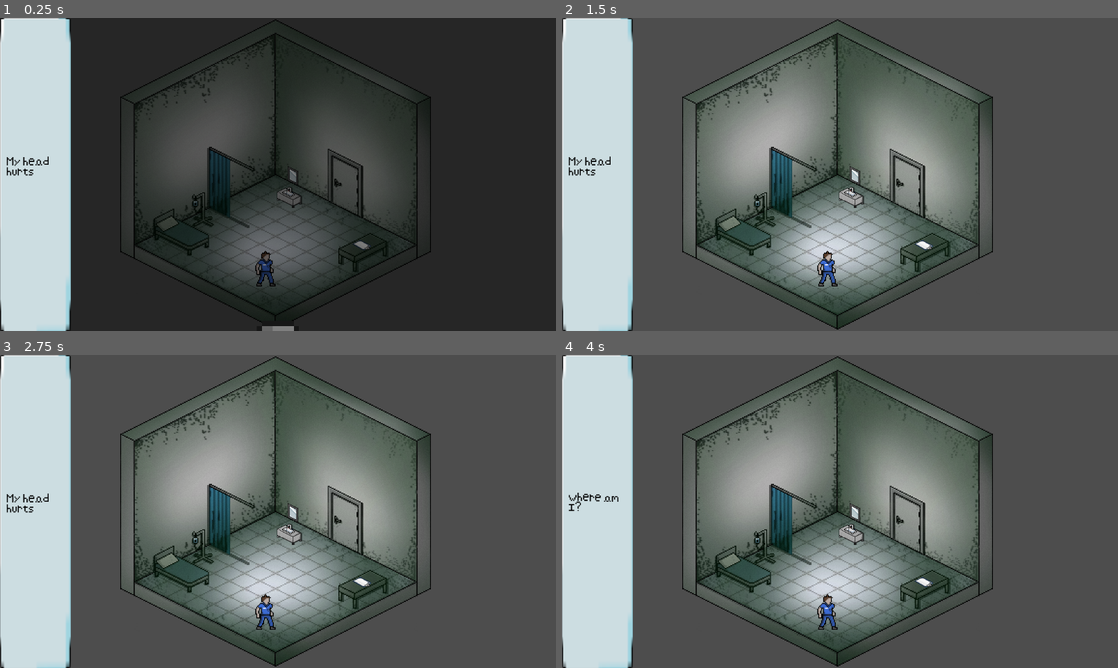
Above: before the commit, frames 1-4 (two rows, left to right).
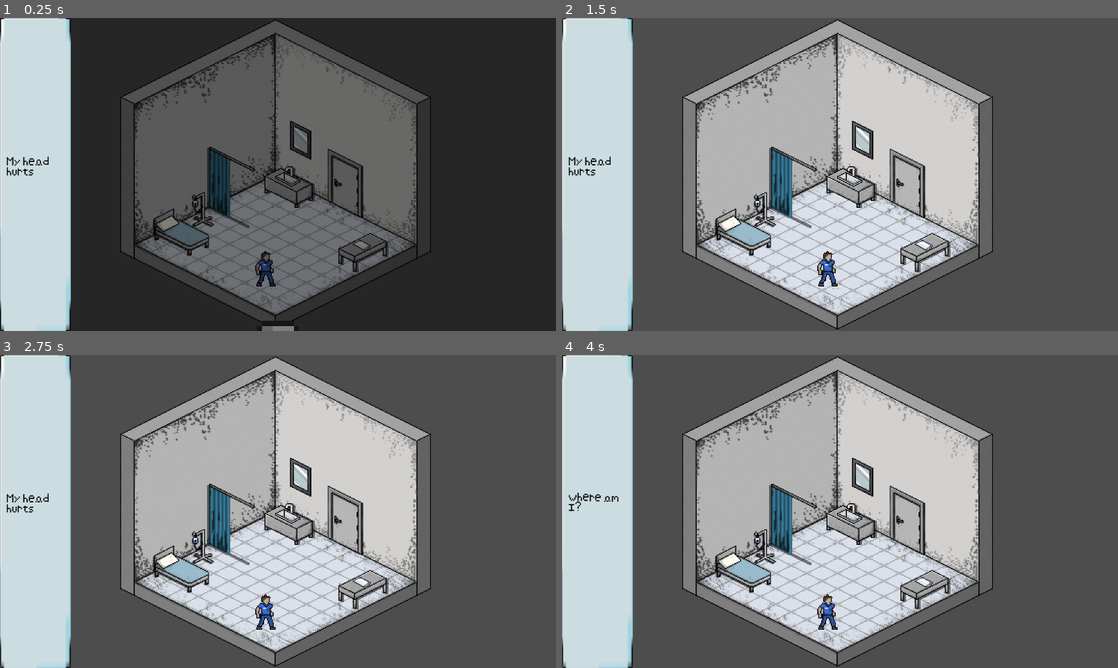
Above: after the commit, the same moments.

Repository: afourneaux/codename-matt-2026
Game: Godot game, scene res://scenes/game-root.tscn
Two runs of this game, one before a commit and one after it. Both use one fixed random seed, a clock stepped at 60 frames per second and the inputs below.
Inputs (mouse positions are in pixels of both pictures, inside the frame that each line leads up to):
- Up to frame 1 (0.25 s): no input
- Up to frame 2 (1.5 s): move the mouse to (962, 158) at 0.52 s; tap A (a) at 0.6 s; click (962, 158) at 0.67 s; tap D (d) at 0.8 s; drag from (728, 190) to (901, 212) at 1.27 s
- Up to frame 3 (2.75 s): move the mouse to (333, 442) at 2.02 s; hold E (interact) from 2.03 s (still down); click (333, 442) at 2.17 s; tap S (s) at 2.3 s
- Up to frame 4 (4 s): release E (interact) at 2.75 s; drag from (812, 574) to (673, 464) at 2.77 s; move the mouse to (1006, 558) at 3.52 s; tap A (a) at 3.6 s; click (1006, 558) at 3.67 s; tap D (d) at 3.8 s

The runs differ from the first frame. In frame 1, 28% of the frame differs, in the area x 21-78%, y 0-98%; in frame 2, 36%, in the area x 21-78%, y 0-100%; in frame 3, 36%; in frame 4, 36%.

Commit message:
readd new room for doppelganger

Diff:
--- /dev/null
+++ b/scenes/mini_games/mini_game_2.tscn
@@ -0,0 +1,6 @@
+[gd_scene format=3 uid="uid://dmxymcdcg8g0e"]
+
+[ext_resource type="Script" path="res://scripts/mini-game/mini_game_2.gd" id="1_exnf8"]
+
+[node name="MiniGame3" type="Node2D" unique_id=2088556918]
+script = ExtResource("1_exnf8")
--- a/scripts/Factory.gd
+++ b/scripts/Factory.gd
@@ -25,8 +25,8 @@
 				"id": 2,
 				"position": Vector2(600, 350),
 				"hitbox_scale": 4,
-				"image": "res://assets/sprites/Sinkandmirror.png",
-				"image_complete": "res://assets/sprites/Sinkandmirror.png"
+				"image": "res://assets/sprites/sink.png",
+				"image_complete": "res://assets/sprites/sink.png"
 			}
 		],
 		"blockers": [
@@ -51,12 +51,13 @@
 				"hitbox_scale": 1
 			}
 		],
-		"image": "res://assets/sprites/Room0.png"
+		"image": "res://assets/sprites/room_1.png"
 	},
 	1: {
 		"links": {
 			3: 0,
-			0: 2
+			0: 2,
+			1: 3
 		},
 		"interactions": [
 			{
@@ -84,6 +85,20 @@
 		],
 		"image": "res://assets/sprites/Room_Shape.png"
 	},
+	3: {
+		"links": {
+			3: 1
+		},
+		"interactions": [
+			{
+				"id": 3,
+				"position": Vector2(450, 550),
+				"image": "res://icon.svg",
+				"image_complete": "res://icon.svg"
+			}
+		],
+		"image": "res://assets/sprites/Room_Shape.png"
+	},
 	9: {
 		"links": {
 		},
@@ -93,8 +108,8 @@
 				"id": 9,
 				"position": Vector2(600, 350),
 				"hitbox_scale": 4,
-				"image": "res://assets/sprites/Sinkandmirror.png",
-				"image_complete": "res://assets/sprites/Sinkandmirror.png"
+				"image": "res://assets/sprites/sink.png",
+				"image_complete": "res://assets/sprites/sink.png"
 			}
 		],
 		"blockers": [
@@ -119,7 +134,7 @@
 				"hitbox_scale": 1
 			}
 		],
-		"image": "res://assets/sprites/room_ending.png"
+		"image": "res://assets/sprites/room_1.png"
 	}
 }
 
